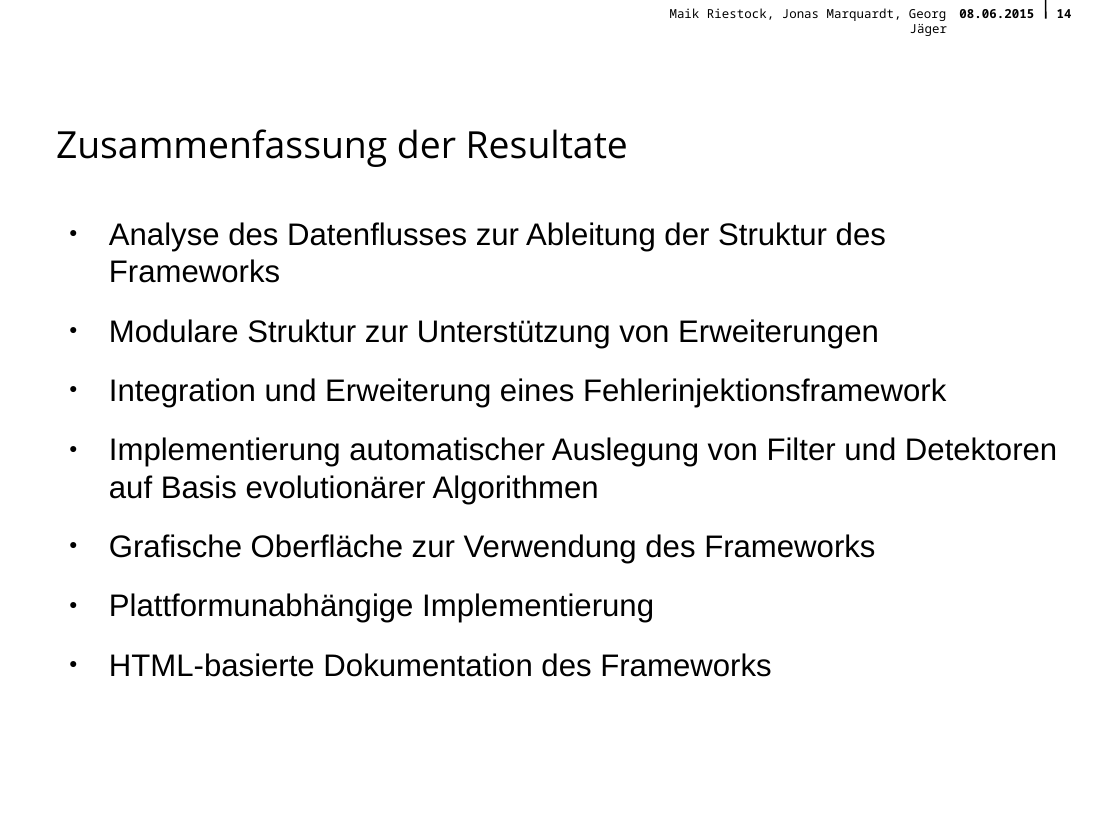
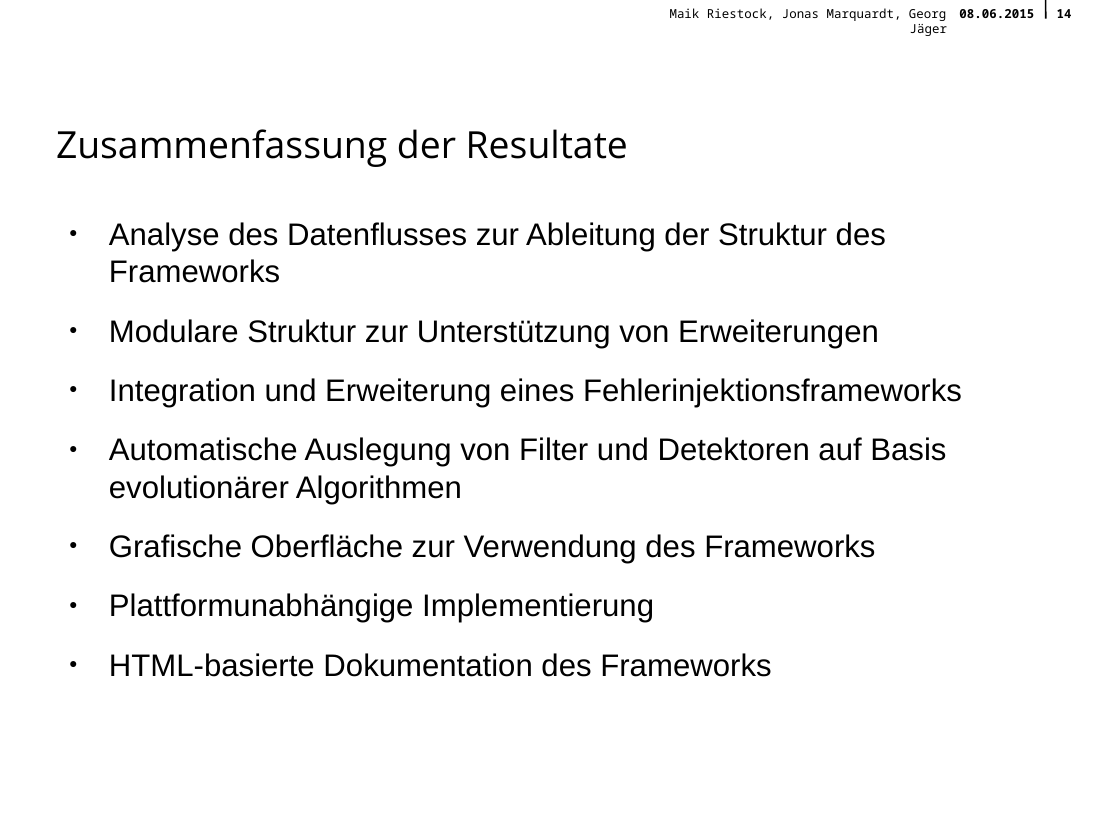
Before and after one commit to querquer/faultframework, a slide deck: slide 14 of Presentation/FinalePraesentationFramework.odp. Drawn at 1120x840 pixels with LibreOffice and Linux fonts; fonts in the diff are those of the drawing; background and template pictures are left out. Boxes give left, top, right and bottom in pixels: in the first picture for what was removed or moved away, otherwise in the second. Text is boxed around its words. In the diff, an @@ line names an element or a change of style, - is before the commit and + after.

Commit message:
grammar and typos

```diff
--- a/Presentation/FinalePraesentationFramework.odp
+++ b/Presentation/FinalePraesentationFramework.odp
@@ text at (x1=109, y1=378, x2=962, y2=504): text changed @@
-● Integration und Erweiterung eines Fehlerinjektionsframework
-● Implementierung automatischer Auslegung von Filter und Detektoren auf Basis evolutionärer Algorithmen
+● Integration und Erweiterung eines Fehlerinjektionsframeworks
+● Automatische Auslegung von Filter und Detektoren auf Basis evolutionärer Algorithmen
```
Also in this commit, not shown: 6 other slides changed.
